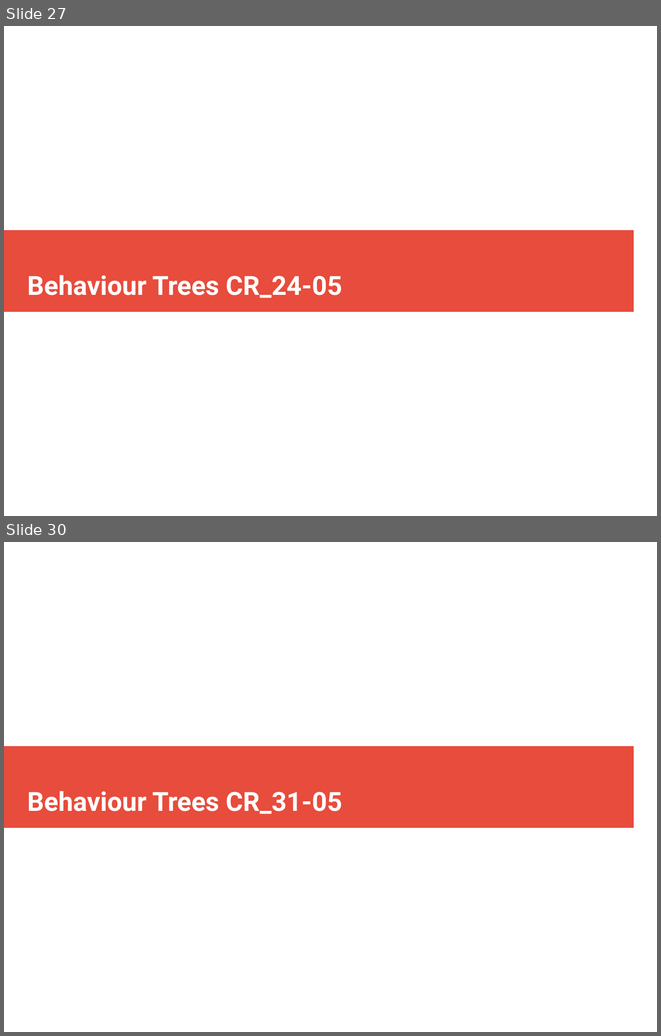
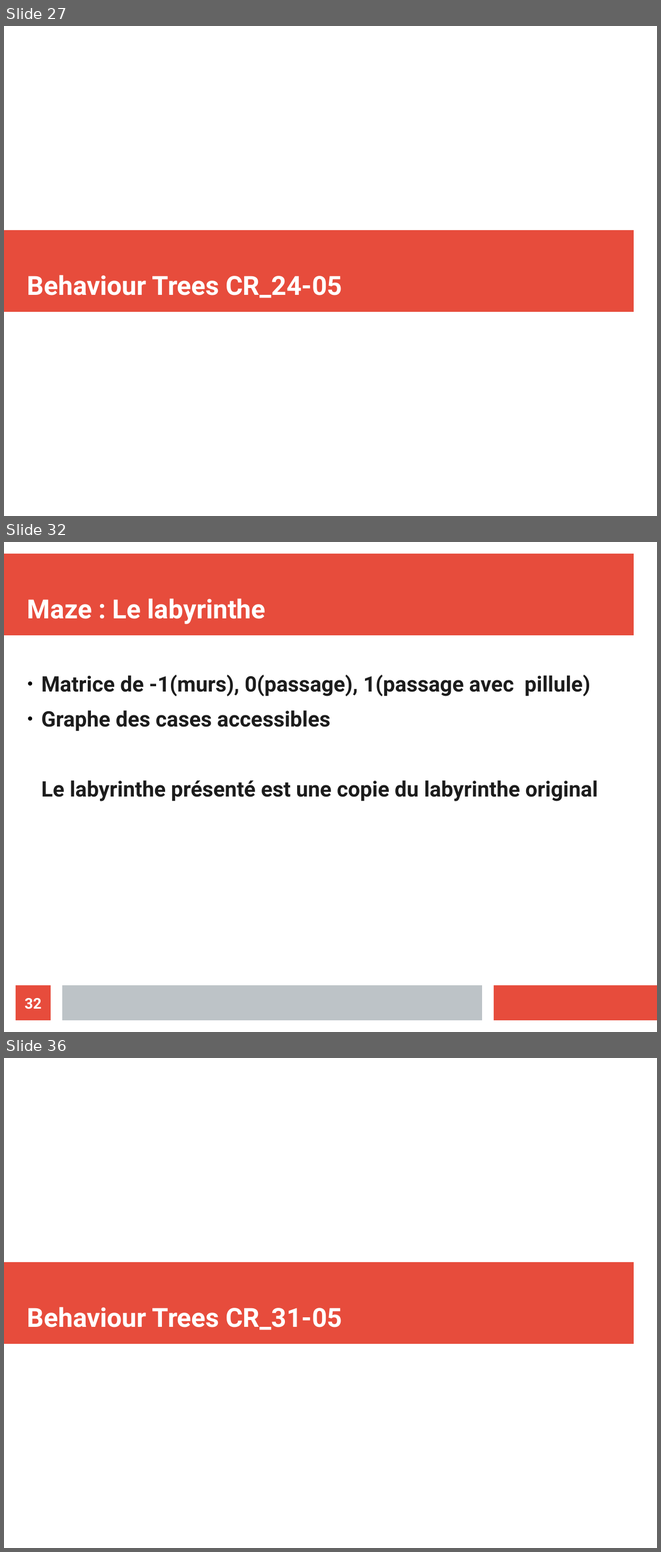
Before and after one commit to ValentinLebouvier/TAL2019, a slide deck: Comptes Rendus/CR.odp. Shown one above the other, each under a label of ours: slides 27 and 30 before the commit, slides 27, 32 and 36 after it; the slides between them are not shown. The pictures are 661x1036 and 661x1552 pixels, drawn with LibreOffice and Linux fonts; fonts in the diff are those of the drawing. Boxes give left, top, right and bottom in pixels: in the first picture for what was removed or moved away, otherwise in the second. Text is boxed around its words. In the diff, an @@ line names an element or a change of style, - is before the commit and + after.

```diff
--- a/Comptes Rendus/CR.odp
+++ b/Comptes Rendus/CR.odp
@@ slide 32 added at bbox=[4, 542, 657, 1032], background #FFFFFF @@
@@ rectangle added at bbox=[4, 554, 634, 636], fill #E74C3C @@
@@ title added at bbox=[27, 598, 266, 624], 32 pt, text #FFFFFF, bold @@
+Maze : Le labyrinthe
@@ text added at bbox=[41, 674, 598, 801], 26 pt, text #1C1C1C, bold @@
+● Matrice de -1(murs), 0(passage), 1(passage avec pillule)
+● Graphe des cases accessibles
+Le labyrinthe présenté est une copie du labyrinthe original
@@ page number added at bbox=[16, 985, 51, 1020], fill #E74C3C, 18 pt, text #FFFFFF, bold @@
+32
@@ rectangle added at bbox=[62, 985, 482, 1020], fill #BDC3C7 @@
@@ rectangle added at bbox=[494, 985, 657, 1020], fill #E74C3C @@
@@ what was slide 30 is now slide 36 @@
```
Also in this commit, not shown: 4 slides changed, 5 other slides added, 11 other files.
